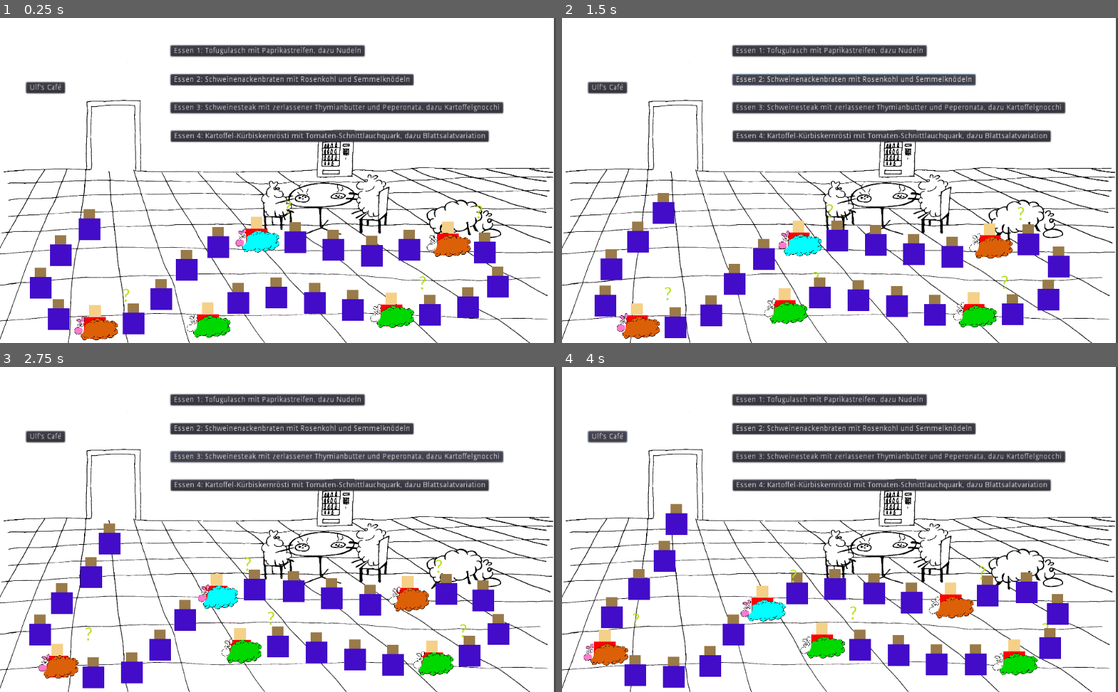
Above: before the commit, frames 1-4 (two rows, left to right).
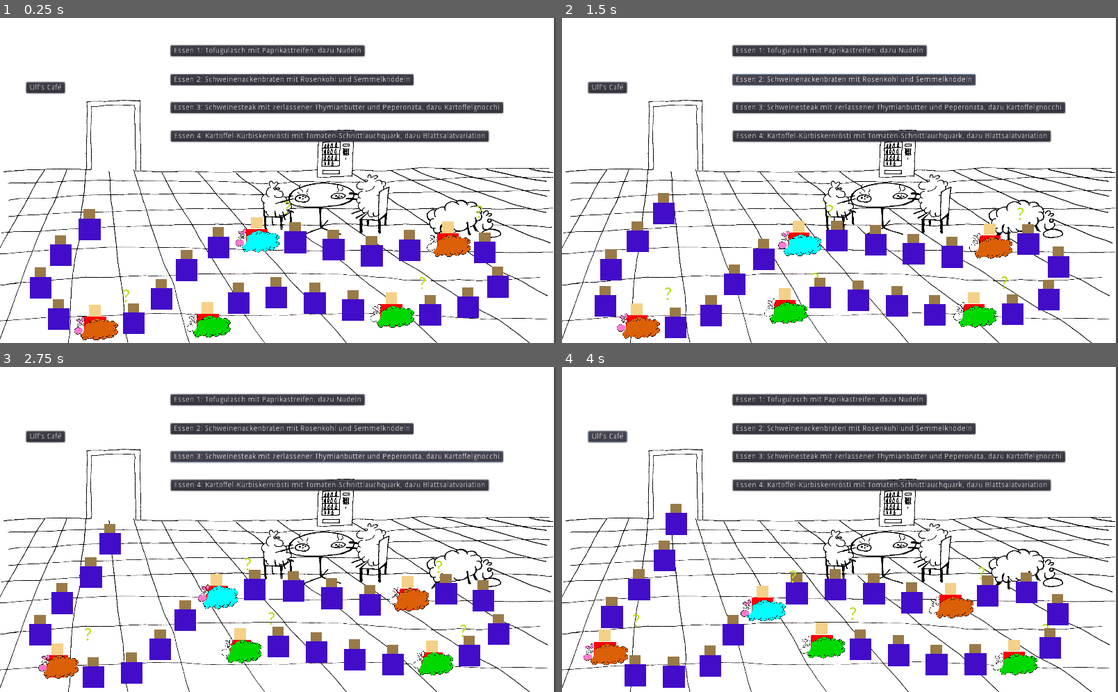
Above: after the commit, the same moments.

Repository: onsetsu/HPIGameJam
Game: Godot game, scene res://Scenes/Mensa.tscn
Two runs of this game, one before a commit and one after it. Both use one fixed random seed, a clock stepped at 60 frames per second and the inputs below.
Inputs:
- Up to frame 1 (0.25 s): no input
- Up to frame 2 (1.5 s): click "Essen 1: Tofugulasch mit Papr…" at 0.5 s; click "Essen 2: Schweinenackenbraten…" at 1.25 s
- Up to frame 3 (2.75 s): click "Essen 3: Schweinesteak mit ze…" at 2 s
- Up to frame 4 (4 s): click "Essen 4: Kartoffel-Kürbiskern…" at 2.75 s; click "Ulf's Café" at 3.5 s

The runs differ from the first frame. In frame 1, 5.4% of the frame differs, in the area x 0-100%, y 8-100%; in frame 2, 5.5%; in frame 3, 5.4%; in frame 4, 5.5%.

Commit message:
resolution und debugging messages

Diff:
--- a/Scripts/Ingredients.gd
+++ b/Scripts/Ingredients.gd
@@ -15,63 +15,63 @@
 	var e_hc = sheep.HEAD_COLOR
 	if ingredient == "Erdnüsse":
 		if fc==e_fc.blue:
-			print("Das Schaffell war " + str(fc) + ", es isst also keine " + str(ingredient) + "!!!")
+			print("Das Schaffell war " + str(e_fc.keys()[fc]) + ", es isst also keine " + str(ingredient) + "!!!")
 			return false
 	elif ingredient == "Gluten":
 		if fc==e_fc.blue and (pt==e_pt.stripes or pt==e_pt.dots) and (not hc==e_hc.pink):
-			print("Das Schaffell war " + str(fc) + " und das Muster war " + str(pt) + ", es isst also kein " + str(ingredient) + "!!!")
+			print("Das Schaffell war " + str(e_fc.keys()[fc]) + " und das Muster war " + str(e_pt.keys()[pt]) + ", es isst also kein " + str(ingredient) + "!!!")
 			return false
 	elif ingredient == "Rindfleisch":
 		if fc==e_fc.green and (pt==e_pt.dots or pt==e_pt.stripes):
-			print("Das Schaffell war " + str(fc) + " und das Muster war " + str(pt) + ", es isst also kein " + str(ingredient) + "!!!")
+			print("Das Schaffell war " + str(e_fc.keys()[fc]) + " und das Muster war " + str(e_pt.keys()[pt]) + ", es isst also kein " + str(ingredient) + "!!!")
 			return false
 	elif ingredient == "Schweinefleisch":
 		if fc==e_fc.blue and ((pt==e_pt.checkers and hc==e_hc.pink) or pt==e_pt.dots):
-			print("Das Schaffell war " + str(fc) + " und das Muster war " + str(pt) + ", es isst also kein " + str(ingredient) + "!!!")
+			print("Das Schaffell war " + str(e_fc.keys()[fc]) + " und das Muster war " + str(e_pt.keys()[pt]) + ", es isst also kein " + str(ingredient) + "!!!")
 			return false
 	elif ingredient == "Fisch":
 		if hc==e_hc.black and fc==e_fc.orange:
-			print("Das Schaffell war " + str(fc) + " und der Kopf war " + str(hc) + ", es isst also kein " + str(ingredient) + "!!!")
+			print("Das Schaffell war " + str(e_fc.keys()[fc]) + " und der Kopf war " + str(e_hc.keys()[hc]) + ", es isst also kein " + str(ingredient) + "!!!")
 			return false
 	elif ingredient == "Milch":
 		if fc==e_fc.green and (pt==e_pt.checkers or pt==e_pt.none):
-			print("Das Schaffell war " + str(fc) + " und das Muster war " + str(pt) + ", es isst also keine " + str(ingredient) + "!!!")
+			print("Das Schaffell war " + str(e_fc.keys()[fc]) + " und das Muster war " + str(e_pt.keys()[pt]) + ", es isst also keine " + str(ingredient) + "!!!")
 			return false
 	elif ingredient == "Geflügel":
 		if (not fc==e_fc.blue) and pt==e_pt.checkers:
-			print("Das Schaffell war " + str(fc) + " und das Muster war " + str(pt) + ", es isst also kein " + str(ingredient) + "!!!")
+			print("Das Schaffell war " + str(e_fc.keys()[fc]) + " und das Muster war " + str(e_pt.keys()[pt]) + ", es isst also kein " + str(ingredient) + "!!!")
 			return false
 	elif ingredient == "Rosenkohl":
 		if (not hc==e_hc.pink):
-			print("Die Kopffarbe war " + str(hc) + ", es isst also keinen " + str(ingredient) + "!!!")
+			print("Die Kopffarbe war " + str(e_hc.keys()[hc]) + ", es isst also keinen " + str(ingredient) + "!!!")
 			return false
 	elif ingredient == "Curry":
 		if pt==e_pt.dots and (not hc==e_hc.black):
-			print("Das Muster war " + str(hc) + " und das Muster war " + str(pt) + ", es isst also kein " + str(ingredient) + "!!!")
+			print("Das Muster war " + str(e_hc.keys()[hc]) + " und das Muster war " + str(e_pt.keys()[pt]) + ", es isst also kein " + str(ingredient) + "!!!")
 			return false
 	elif ingredient == "Ei":
 		if (fc==e_fc.orange and hc==e_hc.black) or (pt==e_pt.stripes and hc==e_hc.white):
-			print("Das Fell, Kopf, Muster: " + str(fc) + str(hc) + str(pt) + ", es isst also kein " + str(ingredient) + "!!!")
+			print("Das Fell, Kopf, Muster: " + str(e_fc.keys()[fc]) + ", " + str(e_hc.keys()[hc]) + ", " + str(e_pt.keys()[pt]) + ", es isst also kein " + str(ingredient) + "!!!")
 			return false
 	elif ingredient == "Alkohol":
 		if (not fc==e_fc.green) and (pt==e_pt.dots or pt==e_pt.stripes):
-			print("Das Schaffell war " + str(fc) + " und das Muster war " + str(pt) + ", es isst also keinen " + str(ingredient) + "!!!")
+			print("Das Schaffell war " + str(e_fc.keys()[fc]) + " und das Muster war " + str(e_pt.keys()[pt]) + ", es isst also keinen " + str(ingredient) + "!!!")
 			return false
 	elif ingredient == "Knoblauch":
 		if hc==e_hc.pink and pt==e_pt.none:
-			print("Die Kopffarbe war " + str(hc) + " und das Muster war " + str(pt) + ", es isst also kein " + str(ingredient) + "!!!")
+			print("Die Kopffarbe war " + str(e_hc.keys()[hc]) + " und das Muster war " + str(e_pt.keys()[pt]) + ", es isst also kein " + str(ingredient) + "!!!")
 			return false
 	elif ingredient == "Pilze":
 		if fc==e_fc.blue and hc==e_hc.white:
-			print("Das Schaffell war " + str(fc) + " und der Kopf war " + str(hc) + ", es isst also keine " + str(ingredient) + "!!!")
+			print("Das Schaffell war " + str(e_fc.keys()[fc]) + " und der Kopf war " + str(e_hc.keys()[hc]) + ", es isst also keine " + str(ingredient) + "!!!")
 			return false
 	elif ingredient == "Senf":
 		if pt==e_pt.stripes:
-			print("Das Muster war " + str(pt) + ", es isst also keinen " + str(ingredient) + "!!!")
+			print("Das Muster war " + str(e_pt.keys()[pt]) + ", es isst also keinen " + str(ingredient) + "!!!")
 			return false
 	elif ingredient == "Soja":
 		if (not fc==e_fc.orange) and (not hc==e_hc.black):
-			print("Das Schaffell war " + str(fc) + " und der Kopf war " + str(hc) + ", es isst also kein " + str(ingredient) + "!!!")
+			print("Das Schaffell war " + str(e_fc.keys()[fc]) + " und der Kopf war " + str(e_hc.keys()[hc]) + ", es isst also kein " + str(ingredient) + "!!!")
 			return false
 	else:
 		print("ERROR! Zutat " + ingredient + " ist nicht definiert!")
--- a/project.godot
+++ b/project.godot
@@ -21,7 +21,7 @@
 
 [display]
 
-window/stretch/mode="viewport"
+window/stretch/mode="2d"
 window/stretch/aspect="keep"
 
 [input]
